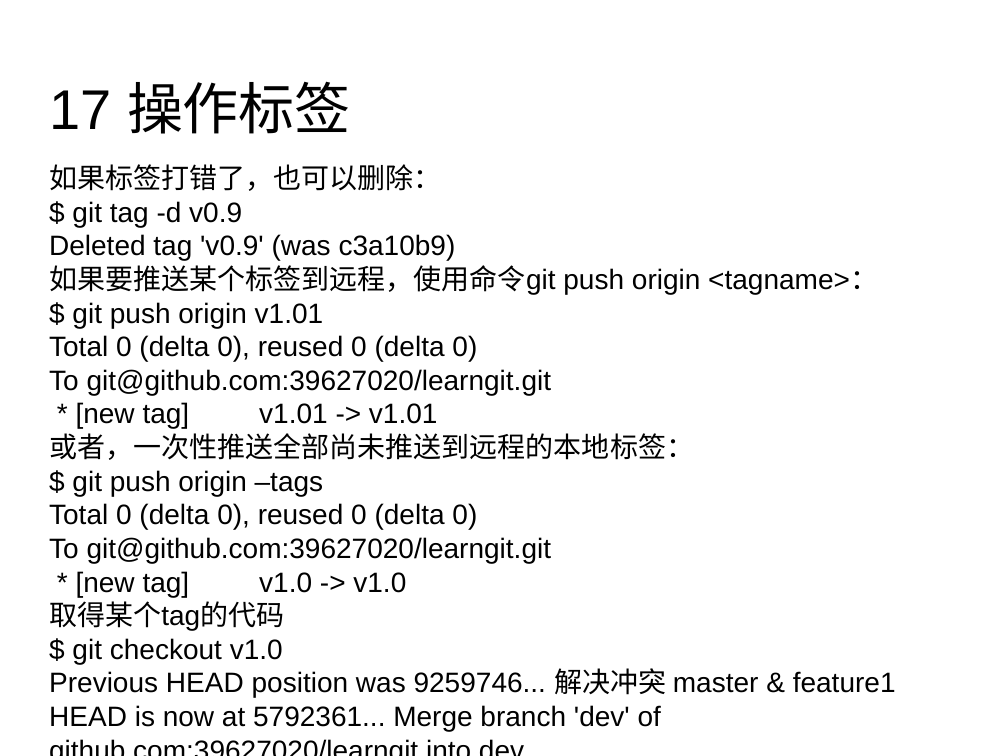
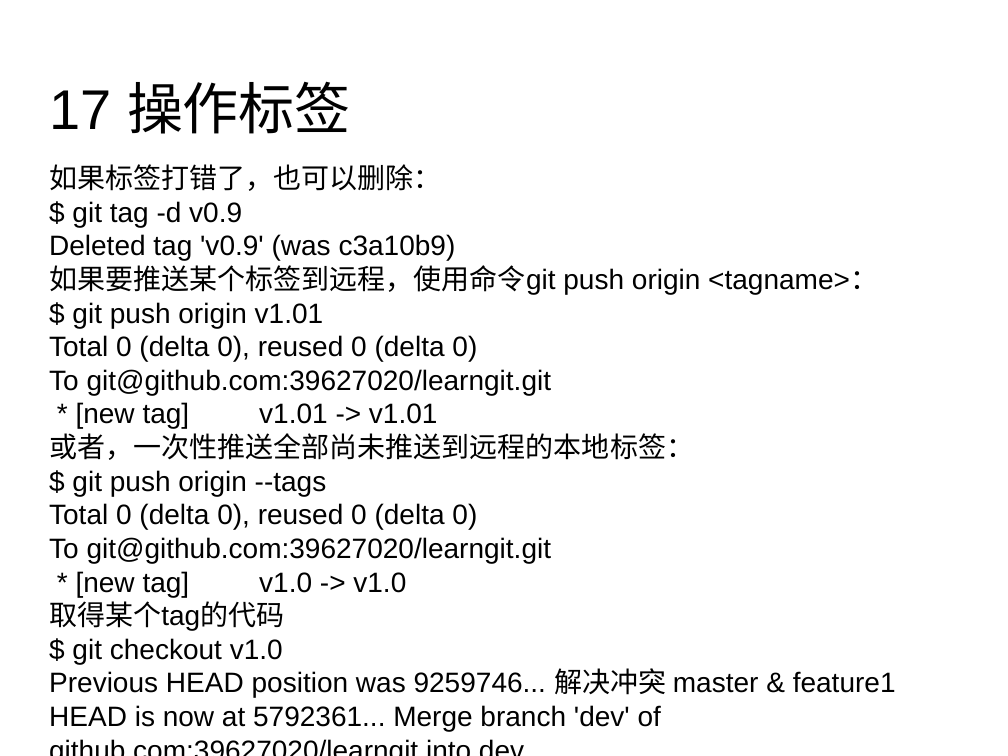
Before and after one commit to 39627020/learngit, a slide deck: slide 50 of 版本控制软件-GIT.pptx. Drawn at 1008x756 pixels with LibreOffice and Linux fonts; fonts in the diff are those of the drawing; background and template pictures are left out. Boxes give left, top, right and bottom in pixels: in the first picture for what was removed or moved away, otherwise in the second. Text is boxed around its words. In the diff, an @@ line names an element or a change of style, - is before the commit and + after.

```diff
--- a/版本控制软件-GIT.pptx
+++ b/版本控制软件-GIT.pptx
@@ text at bbox=[72, 470, 327, 496]: text changed @@
-$ git push origin –tags
+$ git push origin --tags
```
Also in this commit, not shown: 2 other slides changed.
